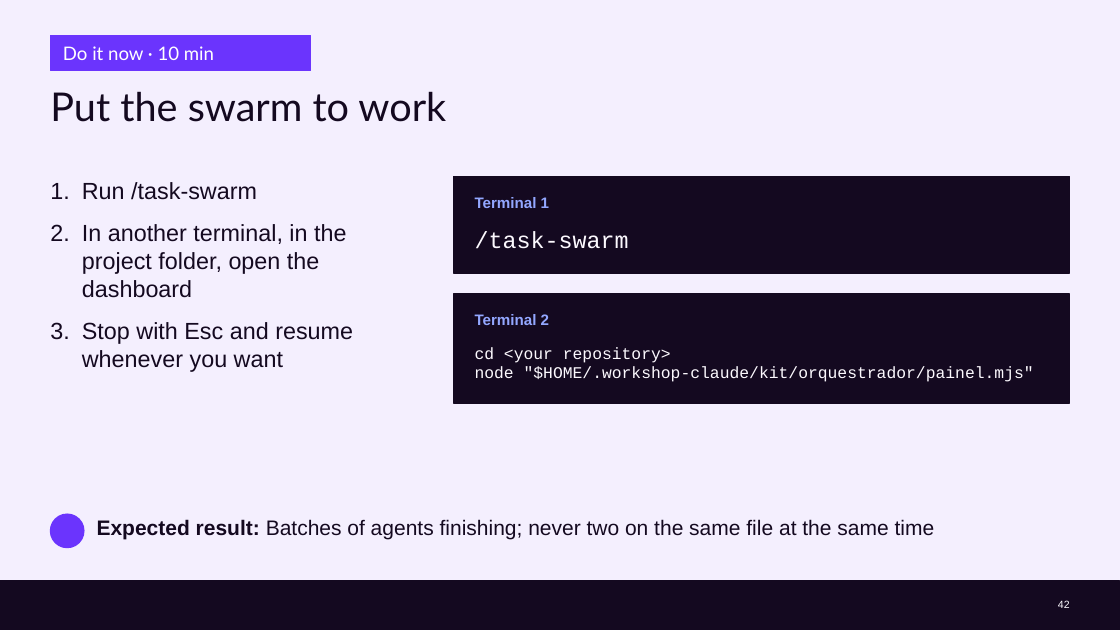
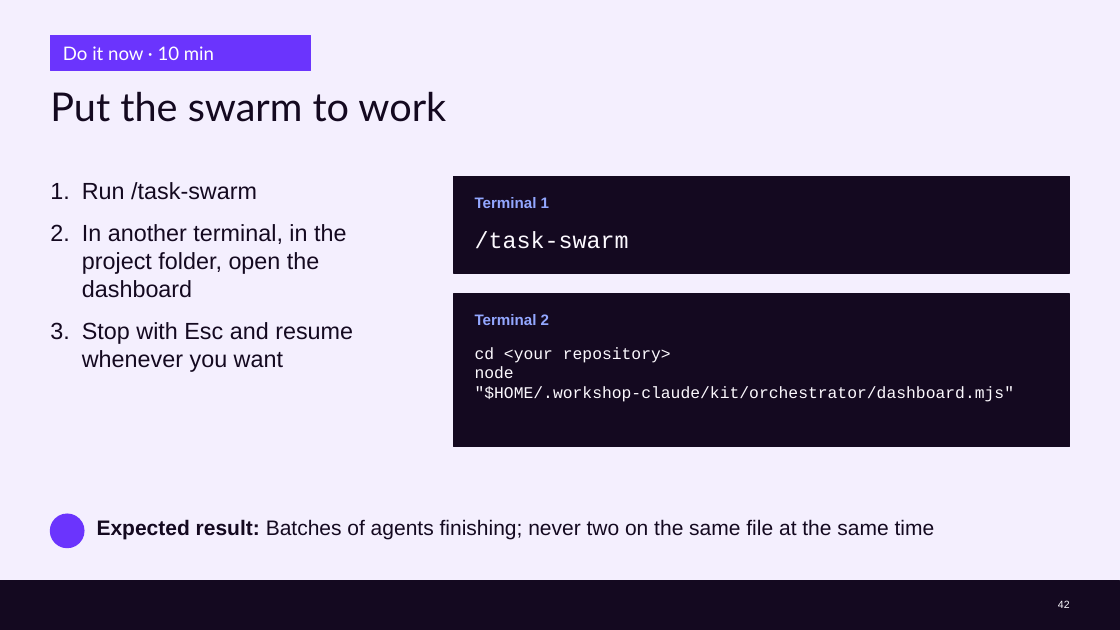
Before and after one commit to cx-guilherme-pinto/workshop-claude, a slide deck: slide 42 of slides/workshop.en.pptx. Drawn at 1120x630 pixels with LibreOffice and Linux fonts; fonts in the diff are those of the drawing; background and template pictures are left out. Boxes give left, top, right and bottom in pixels: in the first picture for what was removed or moved away, otherwise in the second. Text is boxed around its words. In the diff, an @@ line names an element or a change of style, - is before the commit and + after.

```diff
--- a/slides/workshop.en.pptx
+++ b/slides/workshop.en.pptx
@@ rectangle: place and size @@
-rectangle at (454, 294, 1070, 403)
+rectangle at (454, 294, 1070, 447)
@@ text at (475, 366, 1015, 402): text changed @@
-node "$HOME/.workshop-claude/kit/orquestrador/painel.mjs"
+node "$HOME/.workshop-claude/kit/orchestrator/dashboard.mjs"
```
Also in this commit, not shown: 11 other slides changed, 35 other files.
